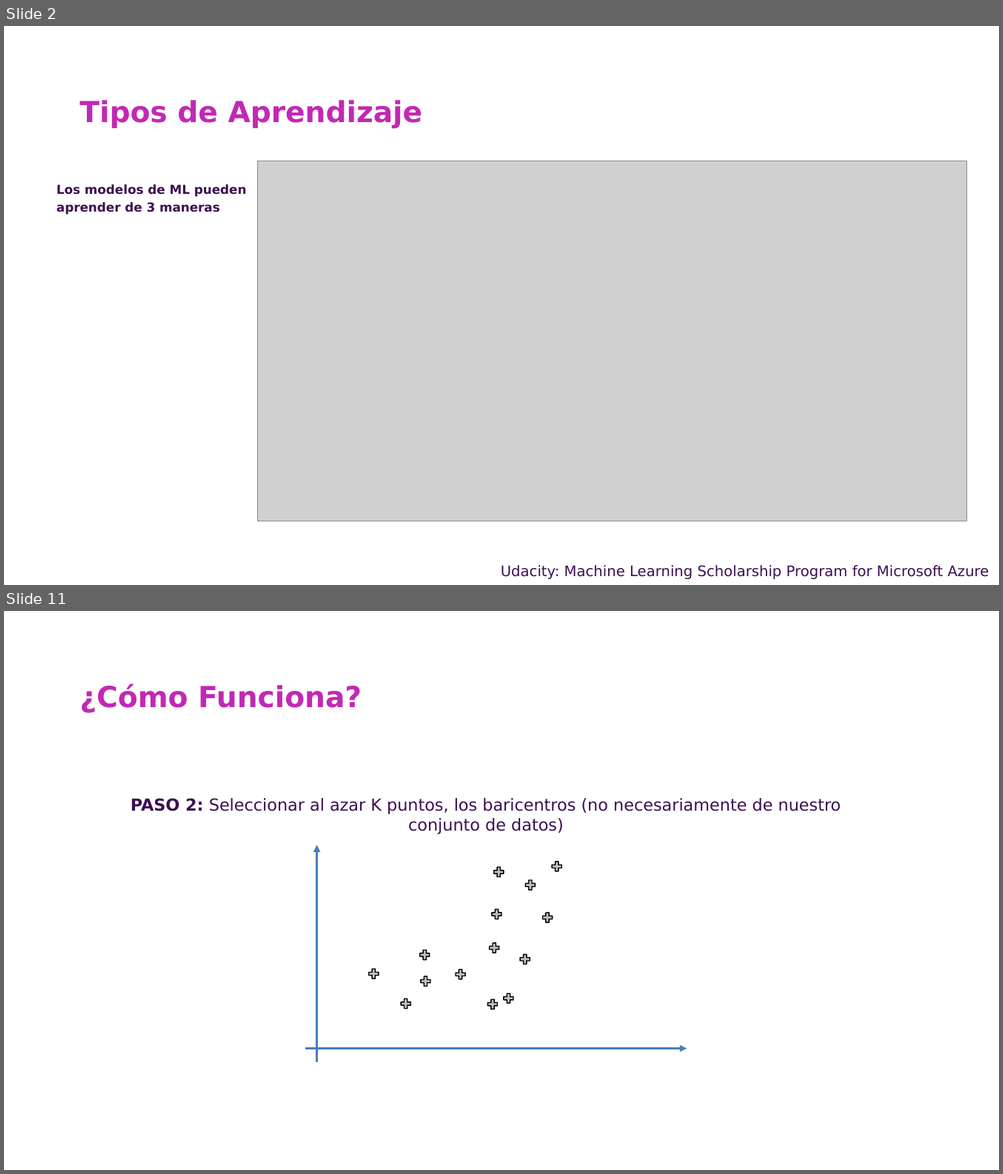
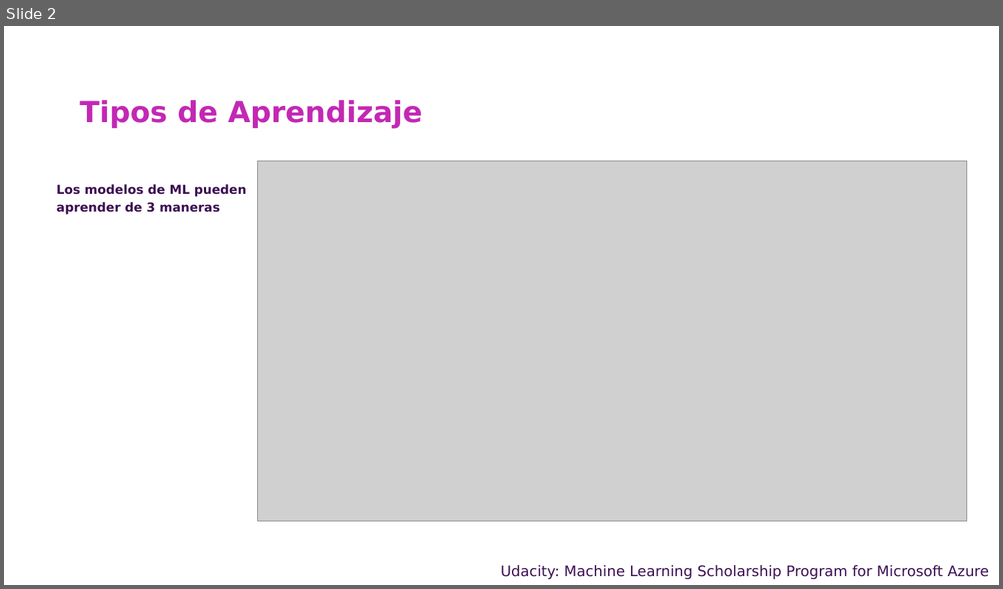
Before and after one commit to csameshiman/Axity_Curso_ML_2023, a slide deck: Diapositivas/Parte 05.Association Rule/Sección 05.1.Apriori/Apriori.pptx. Shown one above the other, each under a label of ours: slides 2 and 11 before the commit, slide 2 after it; the slides between them are not shown. The pictures are 1003x1174 and 1003x589 pixels, drawn with LibreOffice and Linux fonts; fonts in the diff are those of the drawing; grey boxes stand for pictures; background and template pictures are left out. Boxes give left, top, right and bottom in pixels: in the first picture for what was removed or moved away, otherwise in the second. Text is boxed around its words. In the diff, an @@ line names an element or a change of style, - is before the commit and + after.

```diff
--- a/Diapositivas/Parte 05.Association Rule/Sección 05.1.Apriori/Apriori.pptx
+++ b/Diapositivas/Parte 05.Association Rule/Sección 05.1.Apriori/Apriori.pptx
@@ slide 11 removed at [4, 611, 999, 1170], background picture (left out) @@
@@ title removed at [79, 684, 361, 713] @@
-¿Cómo Funciona?
@@ text removed at [131, 798, 841, 834] @@
-PASO 2: Seleccionar al azar K puntos, los baricentros (no necesariamente de nuestro conjunto de datos)
@@ arrow removed from (316, 1063) to (316, 846) @@
@@ freeform shape removed at [492, 866, 505, 878] @@
@@ freeform shape removed at [551, 860, 563, 873] @@
@@ freeform shape removed at [523, 878, 536, 891] @@
@@ freeform shape removed at [490, 908, 503, 921] @@
@@ freeform shape removed at [540, 911, 554, 924] @@
@@ freeform shape removed at [488, 942, 501, 954] @@
@@ freeform shape removed at [418, 948, 431, 961] @@
@@ freeform shape removed at [518, 953, 531, 965] @@
@@ freeform shape removed at [367, 968, 380, 981] @@
@@ freeform shape removed at [419, 976, 432, 988] @@
@@ freeform shape removed at [454, 968, 467, 981] @@
@@ freeform shape removed at [399, 998, 412, 1011] @@
@@ freeform shape removed at [486, 998, 499, 1011] @@
@@ freeform shape removed at [502, 993, 515, 1005] @@
@@ arrow removed from (304, 1049) to (687, 1049) @@
```
Also in this commit, not shown: 22 slides added, 45 other slides removed.
